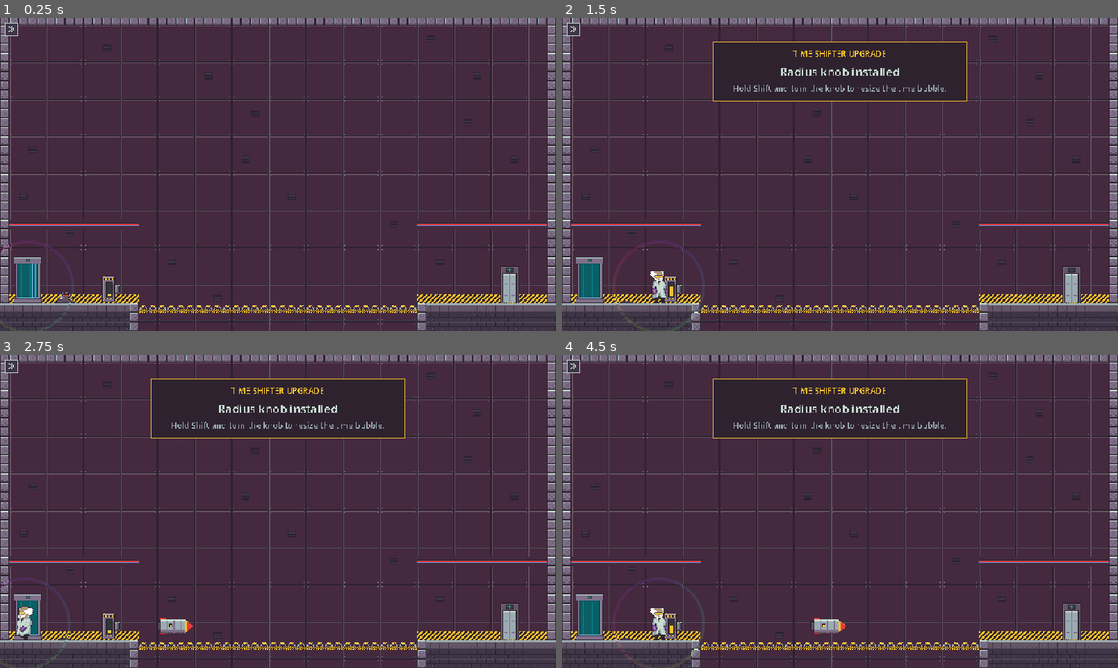
Above: before the commit, frames 1-4 (two rows, left to right).
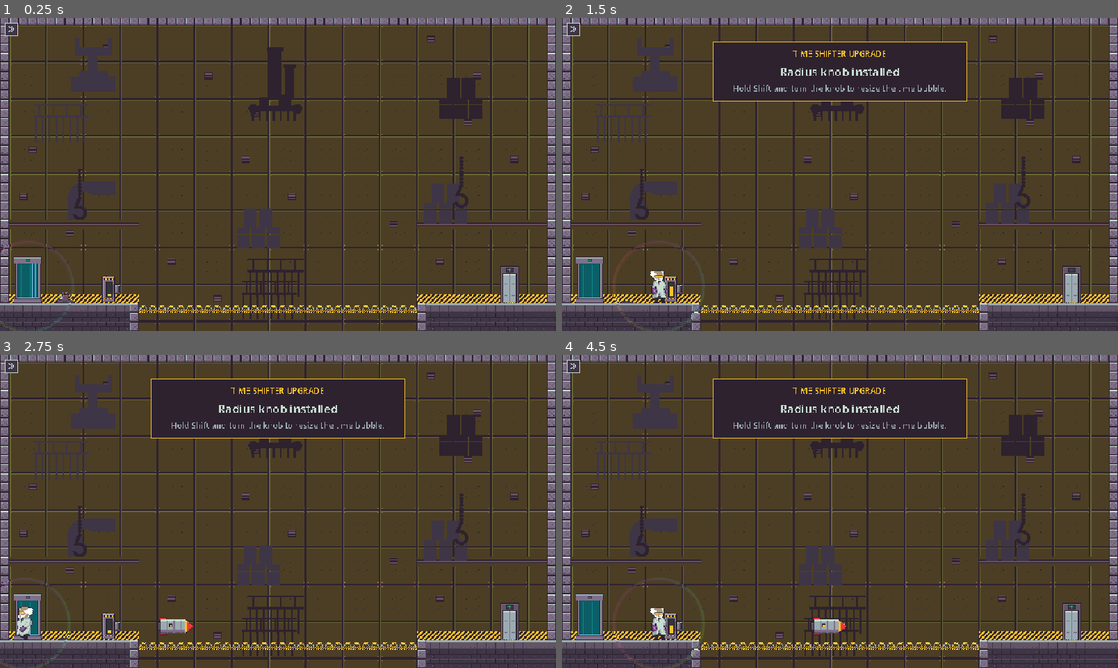
Above: after the commit, the same moments.

Repository: Nidrakon/game-off-2026
Game: Godot game, scene res://scenes/levels/level_04.tscn
Same seed, same stepped clock (60 frames per second), same inputs: the game is played once before the commit and once after it. This scene is started directly instead of the project's main scene.
Inputs (mouse positions are in pixels of both pictures, inside the frame that each line leads up to):
- Up to frame 1 (0.25 s): no input
- Up to frame 2 (1.5 s): tap Enter (ui_accept) at 0.5 s; move the mouse to (962, 158) at 0.52 s; hold D (move_right) 0.53-1.25 s; tap E (interact) at 0.6 s; click (962, 158) at 0.67 s; tap Space (jump) at 0.77 s; drag from (728, 190) to (1073, 290) at 1.27 s
- Up to frame 3 (2.75 s): tap Enter (ui_accept) at 2 s; move the mouse to (333, 442) at 2.02 s; hold A (move_left) from 2.03 s (still down); tap E (interact) at 2.1 s
- Up to frame 4 (4.5 s): release A (move_left) at 2.75 s; drag from (812, 574) to (628, 633) at 2.77 s; move the mouse to (1006, 558) at 3.52 s; hold D (move_right) 3.53-4.25 s; tap E (interact) at 3.6 s; tap Space (jump) at 3.77 s; drag from (673, 464) to (840, 646) at 4.27 s

The runs differ from the first frame. In frame 1, 74% of the frame differs, in the area x 1-99%, y 2-100%; in frame 2, 67%; in frame 3, 66%; in frame 4, 66%.

Commit message:
Background themes with subtle silhouettes, selectable per level (v0.57)
- Six themes: workshop, factory, chemical plant, electro lab, magnet center, quantum lab
- Each with its own wall color and 9 silhouettes, scattered by seed and density
- Level root exposes theme, seed and density in the inspector, visible in the editor

Co-Authored-By: Claude Opus 5.5 <noreply@anthropic.com>

Diff:
--- a/graphics/tilesets/tileset_wall.tres
+++ b/graphics/tilesets/tileset_wall.tres
@@ -1,9 +1,9 @@
-[gd_resource type="TileSet" format=3 uid="uid://urfmbl7c5270"]
+[gd_resource type="TileSet" format=3]
 
-[ext_resource type="Texture2D" uid="uid://6213dagxyy2w" path="res://graphics/tilesets/tileset_wall.png" id="1_8811u"]
+[ext_resource type="Texture2D" path="res://graphics/tilesets/tileset_wall.png" id="1_wall"]
 
-[sub_resource type="TileSetAtlasSource" id="TileSetAtlasSource_wi1oi"]
-texture = ExtResource("1_8811u")
+[sub_resource type="TileSetAtlasSource" id="TileSetAtlasSource_wall"]
+texture = ExtResource("1_wall")
 0:0/0 = 0
 1:0/0 = 0
 2:0/0 = 0
@@ -12,6 +12,22 @@
 5:0/0 = 0
 6:0/0 = 0
 7:0/0 = 0
+8:0/0 = 0
+9:0/0 = 0
+10:0/0 = 0
+11:0/0 = 0
+12:0/0 = 0
+13:0/0 = 0
+14:0/0 = 0
+15:0/0 = 0
+16:0/0 = 0
+17:0/0 = 0
+18:0/0 = 0
+19:0/0 = 0
+20:0/0 = 0
+21:0/0 = 0
+22:0/0 = 0
+23:0/0 = 0
 0:1/0 = 0
 1:1/0 = 0
 2:1/0 = 0
@@ -20,6 +36,22 @@
 5:1/0 = 0
 6:1/0 = 0
 7:1/0 = 0
+8:1/0 = 0
+9:1/0 = 0
+10:1/0 = 0
+11:1/0 = 0
+12:1/0 = 0
+13:1/0 = 0
+14:1/0 = 0
+15:1/0 = 0
+16:1/0 = 0
+17:1/0 = 0
+18:1/0 = 0
+19:1/0 = 0
+20:1/0 = 0
+21:1/0 = 0
+22:1/0 = 0
+23:1/0 = 0
 0:2/0 = 0
 1:2/0 = 0
 2:2/0 = 0
@@ -28,6 +60,22 @@
 5:2/0 = 0
 6:2/0 = 0
 7:2/0 = 0
+8:2/0 = 0
+9:2/0 = 0
+10:2/0 = 0
+11:2/0 = 0
+12:2/0 = 0
+13:2/0 = 0
+14:2/0 = 0
+15:2/0 = 0
+16:2/0 = 0
+17:2/0 = 0
+18:2/0 = 0
+19:2/0 = 0
+20:2/0 = 0
+21:2/0 = 0
+22:2/0 = 0
+23:2/0 = 0
 
 [resource]
-sources/0 = SubResource("TileSetAtlasSource_wi1oi")
+sources/0 = SubResource("TileSetAtlasSource_wall")
--- a/scenes/levels/level_03.tscn
+++ b/scenes/levels/level_03.tscn
@@ -6,6 +6,7 @@
 [ext_resource type="PackedScene" path="res://scenes/objects/wall_hint.tscn" id="4_hint"]
 
 [node name="Level03" instance=ExtResource("1_base")]
+background_theme = 1
 
 [node name="Ground" parent="." index="1"]
 tile_map_data = PackedByteArray(0, 0, 0, 0, 0, 0, 0, 0, 2, 0, 0, 0, 0, 0, 0, 0, 31, 0, 0, 0, 0, 0, 0, 0, 0, 0, 0, 0, 32 …(11410 unchanged characters)…
--- a/scenes/levels/level_04.tscn
+++ b/scenes/levels/level_04.tscn
@@ -6,6 +6,7 @@
 [ext_resource type="PackedScene" path="res://scenes/objects/scrap_heap.tscn" id="4_scrap"]
 
 [node name="Level04" instance=ExtResource("1_base")]
+background_theme = 1
 
 [node name="Ground" parent="." index="1"]
 tile_map_data = PackedByteArray(0, 0, 0, 0, 0, 0, 0, 0, 2, 0, 0, 0, 0, 0, 0, 0, 31, 0, 0, 0, 0, 0, 0, 0, 0, 0, 0, 0, 32 …(7750 unchanged characters)…
--- a/scenes/levels/level_05.tscn
+++ b/scenes/levels/level_05.tscn
@@ -7,6 +7,7 @@
 [ext_resource type="PackedScene" path="res://scenes/objects/deco_prop.tscn" id="5_deco"]
 
 [node name="Level05" instance=ExtResource("1_base")]
+background_theme = 3
 
 [node name="Ground" parent="." index="1"]
 tile_map_data = PackedByteArray(0, 0, 0, 0, 0, 0, 0, 0, 2, 0, 0, 0, 0, 0, 0, 0, 31, 0, 0, 0, 0, 0, 0, 0, 0, 0, 0, 0, 32 …(12006 unchanged characters)…
--- a/scenes/levels/level_base.tscn
+++ b/scenes/levels/level_base.tscn
@@ -11,6 +11,7 @@
 [ext_resource type="TileSet" path="res://graphics/tilesets/tileset_pipes.tres" id="9_pipes"]
 [ext_resource type="TileSet" path="res://graphics/tilesets/tileset_wall.tres" id="10_wall"]
 [ext_resource type="Script" path="res://scripts/levels/pipe_layer.gd" id="11_pipes"]
+[ext_resource type="Script" path="res://scripts/levels/background_scatter.gd" id="12_scatter"]
 
 [node name="Level" type="Node2D" unique_id=157653058]
 script = ExtResource("1_40ga3")
@@ -66,3 +67,7 @@
 tile_set = ExtResource("10_wall")
 collision_enabled = false
 tile_map_data = PackedByteArray(0, 0, 1, 0, 1, 0, 0, 0, 0, 0, 0, 0, 0, 0, 2, 0, 1, 0, 0, 0, 1, 0, 0, 0, 0, 0, 3, 0, 1,  …(65246 unchanged characters)…
+
+[node name="BackgroundScatter" type="Node2D" parent="."]
+z_index = -15
+script = ExtResource("12_scatter")
--- a/scripts/levels/back_wall.gd
+++ b/scripts/levels/back_wall.gd
@@ -10,8 +10,10 @@
 const PANEL := 4
 
 
-## Varianten der Wand: Labor (dunkelviolett) und Elektro (blau, Spulen).
-enum Variant { LAB, ELECTRO }
+## Varianten der Wand (je 4 Spalten in tileset_wall.png): Labor (violett),
+## Elektro (blau, Spulen), Fabrik (olivbraun), Chemie (gruen), Magnet (rot),
+## Quanten (lila). Gewaehlt ueber das Hintergrund-Thema des Levels.
+enum Variant { LAB, ELECTRO, FACTORY, CHEMICAL, MAGNET, QUANTUM }
 
 
 ## Fuellt "wall" ueberall dort, wo "ground" innerhalb seiner bemalten Flaeche
@@ -30,6 +32,15 @@
 	return count
 
 
+## Faerbt eine vorhandene Rueckwand um, ohne ihr Muster zu aendern.
+static func recolor(wall: TileMapLayer, variant: int) -> void:
+	for cell in wall.get_used_cells():
+		var coords := wall.get_cell_atlas_coords(cell)
+		var want := Vector2i(coords.x % 4 + 4 * variant, coords.y)
+		if want != coords:
+			wall.set_cell(cell, 0, want)
+
+
 static func _tile_for(cell: Vector2i, ground: TileMapLayer) -> Vector2i:
 	# Direkt ueber festem Boden: Warnstreifen
 	if ground.get_cell_source_id(cell + Vector2i.DOWN) != -1:
--- /dev/null
+++ b/scripts/levels/background_scatter.gd
@@ -0,0 +1,72 @@
+@tool
+class_name BackgroundScatter
+extends Node2D
+## Hintergrund-Silhouetten (Doku 2.9): dezente, einfarbige Formen, zufaellig
+## ueber den Raum verteilt, damit die Szene lebendiger wirkt. Liegt vor der
+## Rueckwand, aber hinter Deko und Spielobjekten. Thema, Startwert und Dichte
+## kommen von der Level-Wurzel (level.gd); gleicher Startwert = gleiche
+## Anordnung. Im Editor sofort sichtbar (@tool).
+## Die Formen sind weiss gezeichnet und werden mit einer Palettenfarbe
+## eingefaerbt (weiss x Farbe = genau diese Farbe).
+
+const TEXTURE := preload("res://graphics/sprites/background/bg_silhouettes.png")
+## Rastergroesse fuer die Verteilung (Pixel); je Feld hoechstens eine Form.
+const GRID := Vector2(128, 112)
+
+var theme := BackgroundTheme.Kind.WORKSHOP
+var seed_value := 1
+var density := 0.45
+## Bereich, der gefuellt wird (Weltkoordinaten); leer = nichts.
+var area := Rect2()
+
+var _items: Array[Dictionary] = []
+
+
+func _ready() -> void:
+	z_index = -15
+
+
+## Neu verteilen (nach Aenderung von Thema, Startwert, Dichte oder Bereich).
+func rebuild() -> void:
+	_items.clear()
+	if area.size.x <= 0.0 or area.size.y <= 0.0:
+		queue_redraw()
+		return
+	var rng := RandomNumberGenerator.new()
+	rng.seed = seed_value
+	var tones := BackgroundTheme.tones(theme)
+	var row := BackgroundTheme.silhouette_row(theme)
+	var cols := int(ceilf(area.size.x / GRID.x))
+	var rows := int(ceilf(area.size.y / GRID.y))
+	for gy in rows:
+		for gx in cols:
+			if rng.randf() > density:
+				continue
+			var big := rng.randf() < 0.12
+			var scale := 2.0 if big else 1.0
+			var size := Vector2(BackgroundTheme.CELL, BackgroundTheme.CELL) * scale
+			var cell_pos := area.position + Vector2(gx, gy) * GRID
+			var pos := (cell_pos + Vector2(rng.randf_range(0.0, GRID.x), rng.randf_range(0.0, GRID.y)) - size * 0.5).round()
+			_items.append({
+				"rect": Rect2(pos, size),
+				"src": Rect2(rng.randi_range(0, BackgroundTheme.SHAPES_PER_THEME - 1) * BackgroundTheme.CELL, row * BackgroundTheme.CELL, BackgroundTheme.CELL, BackgroundTheme.CELL),
+				"flip": rng.randf() < 0.5,
+				"tone": tones[rng.randi_range(0, tones.size() - 1)],
+				"big": big,
+			})
+	# Grosse Formen zuerst, damit kleine darueber liegen
+	_items.sort_custom(func(a, b): return a.big and not b.big)
+	queue_redraw()
+
+
+## Anzahl der verteilten Formen (fuer Tests).
+func get_count() -> int:
+	return _items.size()
+
+
+func _draw() -> void:
+	for item in _items:
+		var rect: Rect2 = item.rect
+		if item.flip:
+			rect = Rect2(rect.position.x + rect.size.x, rect.position.y, -rect.size.x, rect.size.y)
+		draw_texture_rect_region(TEXTURE, rect, item.src, item.tone)
--- /dev/null
+++ b/scripts/levels/background_theme.gd
@@ -0,0 +1,39 @@
+class_name BackgroundTheme
+extends RefCounted
+## Hintergrund-Themen fuer Level (Doku 2.9): Farbe der Rueckwand und Satz
+## der Hintergrund-Silhouetten mit zwei dezenten Toenen (Palette).
+## Gewaehlt wird je Level an der Wurzel (level.gd, Gruppe "Hintergrund").
+
+enum Kind { WORKSHOP, FACTORY, CHEMICAL, ELECTRO, MAGNET, QUANTUM }
+
+## Je Thema: Wand-Variante (Spaltenblock in tileset_wall.png), Reihe im
+## Silhouetten-Atlas, zwei Toene (Palettenfarben) fuer die Silhouetten.
+const DATA := {
+	Kind.WORKSHOP: {"wall": 0, "row": 0, "tones": ["3e3546", "2e222f"]},
+	Kind.FACTORY: {"wall": 2, "row": 1, "tones": ["3e3546", "2e222f"]},
+	Kind.CHEMICAL: {"wall": 3, "row": 2, "tones": ["0b5e65", "2e222f"]},
+	Kind.ELECTRO: {"wall": 1, "row": 3, "tones": ["484a77", "2e222f"]},
+	Kind.MAGNET: {"wall": 4, "row": 4, "tones": ["7a3045", "45293f"]},
+	Kind.QUANTUM: {"wall": 5, "row": 5, "tones": ["45293f", "7a3045"]},
+}
+## Silhouetten je Thema (Spalten im Atlas) und Groesse einer Zelle.
+const SHAPES_PER_THEME := 9
+const CELL := 96
+
+
+## Wand-Variante des Themas.
+static func wall_variant(theme: Kind) -> int:
+	return DATA[theme].wall
+
+
+## Reihe des Themas im Silhouetten-Atlas.
+static func silhouette_row(theme: Kind) -> int:
+	return DATA[theme].row
+
+
+## Die beiden Toene des Themas.
+static func tones(theme: Kind) -> Array[Color]:
+	var result: Array[Color] = []
+	for hex in DATA[theme].tones:
+		result.append(Color(hex))
+	return result
--- a/scripts/levels/level.gd
+++ b/scripts/levels/level.gd
@@ -1,33 +1,96 @@
+@tool
 class_name Level
 extends Node2D
 ## Grundlage jedes Levels (Doku 2.9, Level-Vorlage): Wurzel der Szene
-## scenes/levels/level_base.tscn, von der alle Level erben. Stellt beim Start
-## die Kameragrenzen automatisch auf die bemalte Flaeche des Bodens (Node
-## "Ground"), damit man sie nicht von Hand pflegen muss. Meldet den Start dem
-## Spielstand (automatisches Speichern am Levelanfang, Doku 2.7).
+## scenes/levels/level_base.tscn, von der alle Level erben.
+## - Stellt beim Start die Kameragrenzen automatisch auf die bemalte Flaeche
+##   des Bodens (Node "Ground").
+## - Meldet den Start dem Spielstand (automatisches Speichern, Doku 2.7).
+## - Hintergrund-Thema je Level (Gruppe "Hintergrund" im Inspector): faerbt
+##   die Rueckwand passend ein und verteilt dezente Silhouetten (Node
+##   "BackgroundScatter"). Im Editor sofort sichtbar (@tool).
 
 ## Kameragrenzen automatisch aus den Tiles von "Ground" setzen.
 @export var auto_camera_limits := true
 
+@export_group("Hintergrund")
+## Thema: Farbe der Rueckwand und Art der Silhouetten.
+@export var background_theme := BackgroundTheme.Kind.WORKSHOP:
+	set(value):
+		background_theme = value
+		_queue_background()
+## Startwert der Zufallsverteilung (anderer Wert = andere Anordnung).
+@export var background_seed := 1:
+	set(value):
+		background_seed = value
+		_queue_background()
+## Wie dicht die Silhouetten stehen (0 = keine, 1 = in jedem Rasterfeld eine).
+@export_range(0.0, 1.0, 0.05) var background_density := 0.45:
+	set(value):
+		background_density = value
+		_queue_background()
+## Rueckwand passend zum Thema einfaerben (Muster bleibt erhalten).
+@export var tint_back_wall := true:
+	set(value):
+		tint_back_wall = value
+		_queue_background()
+
+var _background_queued := false
+
 
 func _ready() -> void:
+	apply_background()
+	if Engine.is_editor_hint():
+		return
 	if auto_camera_limits:
 		_fit_camera_to_ground()
 	SaveGame.on_level_started(scene_file_path)
 
 
-func _fit_camera_to_ground() -> void:
+## Thema anwenden: Rueckwand einfaerben, Silhouetten neu verteilen.
+func apply_background() -> void:
+	_background_queued = false
+	if not is_inside_tree():
+		return
 	var ground := get_node_or_null("Ground") as TileMapLayer
-	var camera := get_node_or_null("Camera") as Camera2D
-	if ground == null or camera == null or ground.tile_set == null:
+	var wall := get_node_or_null("BackWall") as TileMapLayer
+	if tint_back_wall and wall != null:
+		BackWall.recolor(wall, BackgroundTheme.wall_variant(background_theme))
+	var scatter := get_node_or_null("BackgroundScatter") as BackgroundScatter
+	if scatter != null:
+		scatter.theme = background_theme
+		scatter.seed_value = background_seed
+		scatter.density = background_density
+		scatter.area = _ground_rect(ground)
+		scatter.rebuild()
+
+
+func _queue_background() -> void:
+	if _background_queued or not is_inside_tree():
 		return
+	_background_queued = true
+	apply_background.call_deferred()
+
+
+## Bemalte Flaeche des Bodens in Weltkoordinaten (leer, wenn kein Boden).
+func _ground_rect(ground: TileMapLayer) -> Rect2:
+	if ground == null or ground.tile_set == null:
+		return Rect2()
 	var used := ground.get_used_rect()
 	if used.size == Vector2i.ZERO:
-		return
+		return Rect2()
 	var tile := Vector2(ground.tile_set.tile_size)
 	var top_left := ground.to_global(Vector2(used.position) * tile)
 	var bottom_right := ground.to_global(Vector2(used.end) * tile)
-	camera.limit_left = roundi(top_left.x)
-	camera.limit_top = roundi(top_left.y)
-	camera.limit_right = roundi(bottom_right.x)
-	camera.limit_bottom = roundi(bottom_right.y)
+	return Rect2(top_left, bottom_right - top_left)
+
+
+func _fit_camera_to_ground() -> void:
+	var camera := get_node_or_null("Camera") as Camera2D
+	var rect := _ground_rect(get_node_or_null("Ground") as TileMapLayer)
+	if camera == null or rect.size == Vector2.ZERO:
+		return
+	camera.limit_left = roundi(rect.position.x)
+	camera.limit_top = roundi(rect.position.y)
+	camera.limit_right = roundi(rect.end.x)
+	camera.limit_bottom = roundi(rect.end.y)
Not shown, changed: addons/building_blocks/dock.gd
Binary file added: graphics/source/bg_silhouettes.aseprite
Binary file changed: graphics/source/tileset_wall.aseprite
Binary file added: graphics/sprites/background/bg_silhouettes.png
Not shown, added: graphics/sprites/background/bg_silhouettes.png.import
Binary file changed: graphics/tilesets/tileset_wall.png
Not shown, added: scripts/levels/background_scatter.gd.uid
Not shown, added: scripts/levels/background_theme.gd.uid
Not shown, changed: projektdokumentation.md
Not shown, changed: versionsprotokoll.md
